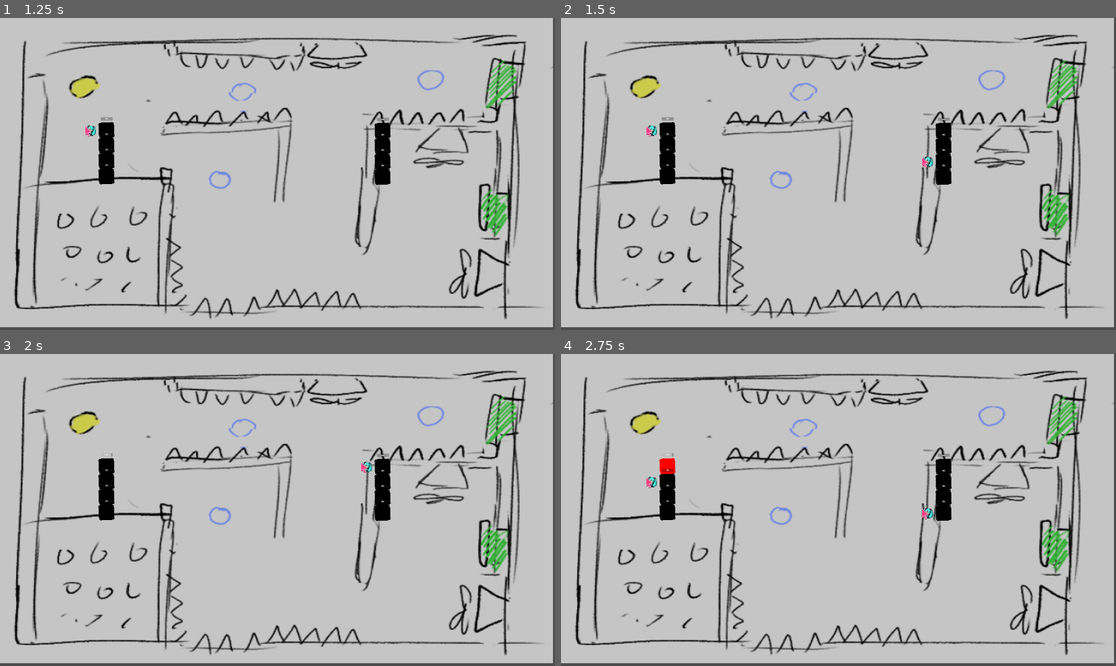
Above: before the commit, frames 1-4 (two rows, left to right).
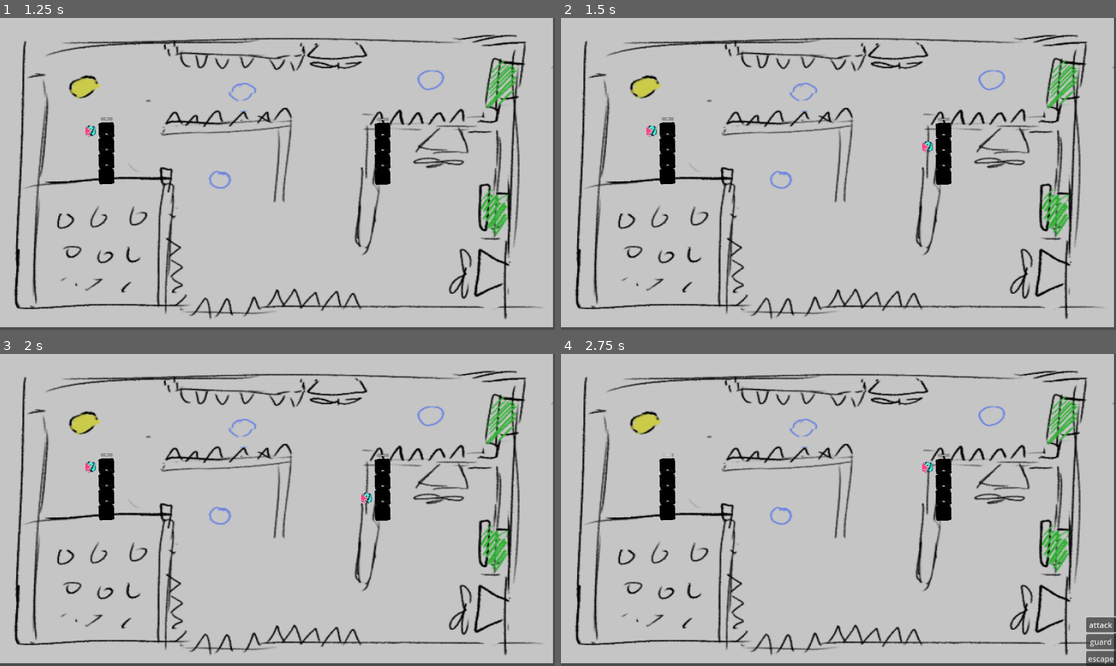
Above: after the commit, the same moments.

Repository: Pedro19082000/jrpg
Game: Godot game, scene res://battle_scene.tscn
The game is run twice, just before and just after one commit, with the same random seed, the same clock (stepped at 60 frames per second) and the same inputs. The engine's default icon, where the game draws it, is replaced by a stand-in: a white triangle on a blue panel in a dark square.
Inputs:
- Up to frame 1 (1.25 s): click "attack" at 0.5 s
- Up to frame 2 (1.5 s): tap Enter (ui_accept) at 1.25, 1.35 s; hold Up (ui_up) from 1.28 s (still down)
- Up to frame 3 (2 s): keep holding Up (ui_up); tap Enter (ui_accept) at 1.52, 1.82 s
- Up to frame 4 (2.75 s): release Up (ui_up) at 2.03 s; hold Down (ui_down) from 2.03 s (still down); tap Enter (ui_accept) at 2.1, 2.27, 2.57 s

Frame 1 is identical in both runs. In frame 2, 0.1% of the frame differs, in the area x 65-68%, y 39-49%; in frame 3, 0.2%; in frame 4, 1.0%, in the area x 15-100%, y 33-100%.

Commit message:
playerchoice
implementing character action choice

Diff:
--- a/enemy_group.gd
+++ b/enemy_group.gd
@@ -27,6 +27,8 @@
 		if Input.is_action_just_pressed("ui_accept"):
 			action_queue.push_back(index)
 			emit_signal("next_player")
+			_start_choosing()
+			show_choice()
 			print("sua vez")
 	if action_queue.size() == enemies.size() and not is_battling:
 		is_battling = true
